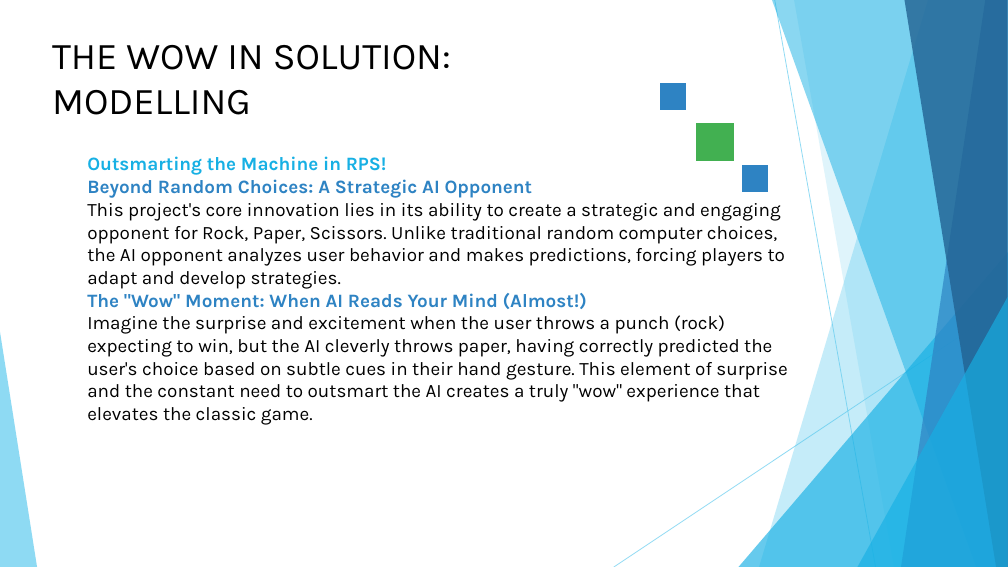
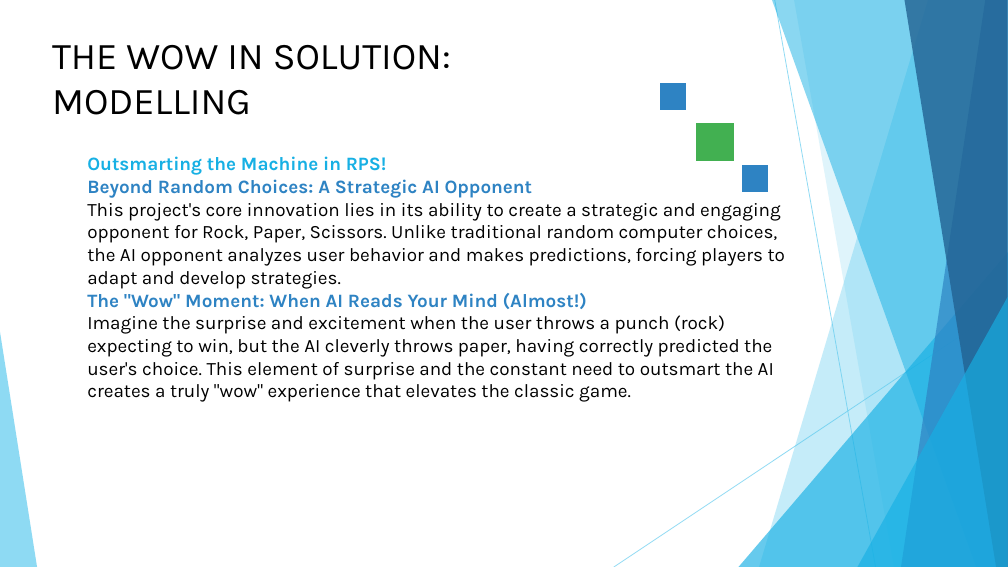
Before and after one commit to Priyadharshini-Y/Rockpaperscissor, a slide deck: slide 10 of rockpaperscissors.pptx. Drawn at 1008x567 pixels with LibreOffice and Linux fonts; fonts in the diff are those of the drawing. Boxes give left, top, right and bottom in pixels: in the first picture for what was removed or moved away, otherwise in the second. Text is boxed around its words. In the diff, an @@ line names an element or a change of style, - is before the commit and + after.

```diff
--- a/rockpaperscissors.pptx
+++ b/rockpaperscissors.pptx
@@ text at box(87, 315, 774, 402): text changed @@
-Imagine the surprise and excitement when the user throws a punch (rock) expecting to win, but the AI cleverly throws paper, having correctly predicted the user's choice based on subtle cues in their hand gesture. This element of surprise and the constant need to outsmart the AI creates a truly "wow" experience that elevates the classic game.
+Imagine the surprise and excitement when the user throws a punch (rock) expecting to win, but the AI cleverly throws paper, having correctly predicted the user's choice. This element of surprise and the constant need to outsmart the AI creates a truly "wow" experience that elevates the classic game.
```
Also in this commit, not shown: 3 other slides changed, 1 slide added, 1 slide removed.
